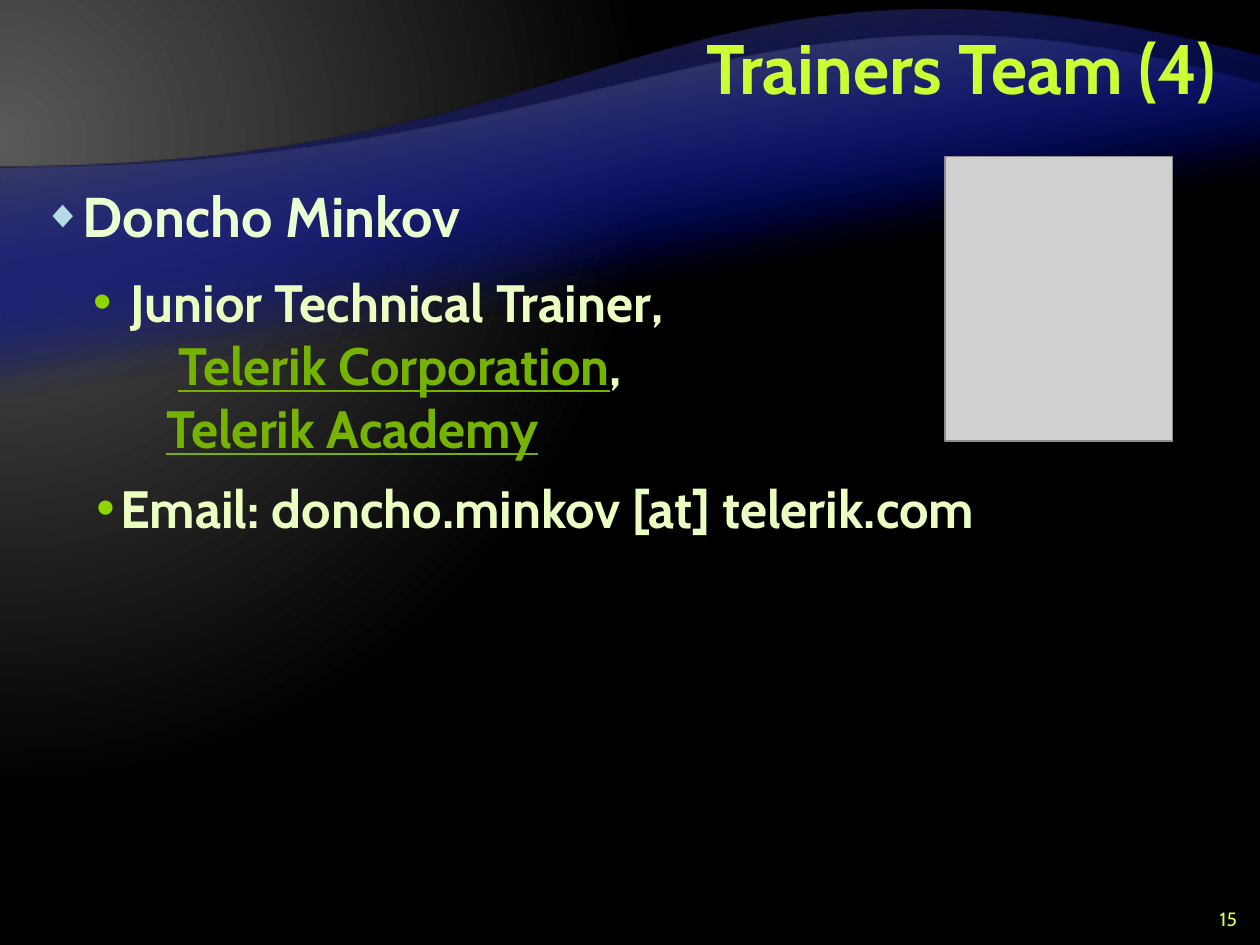
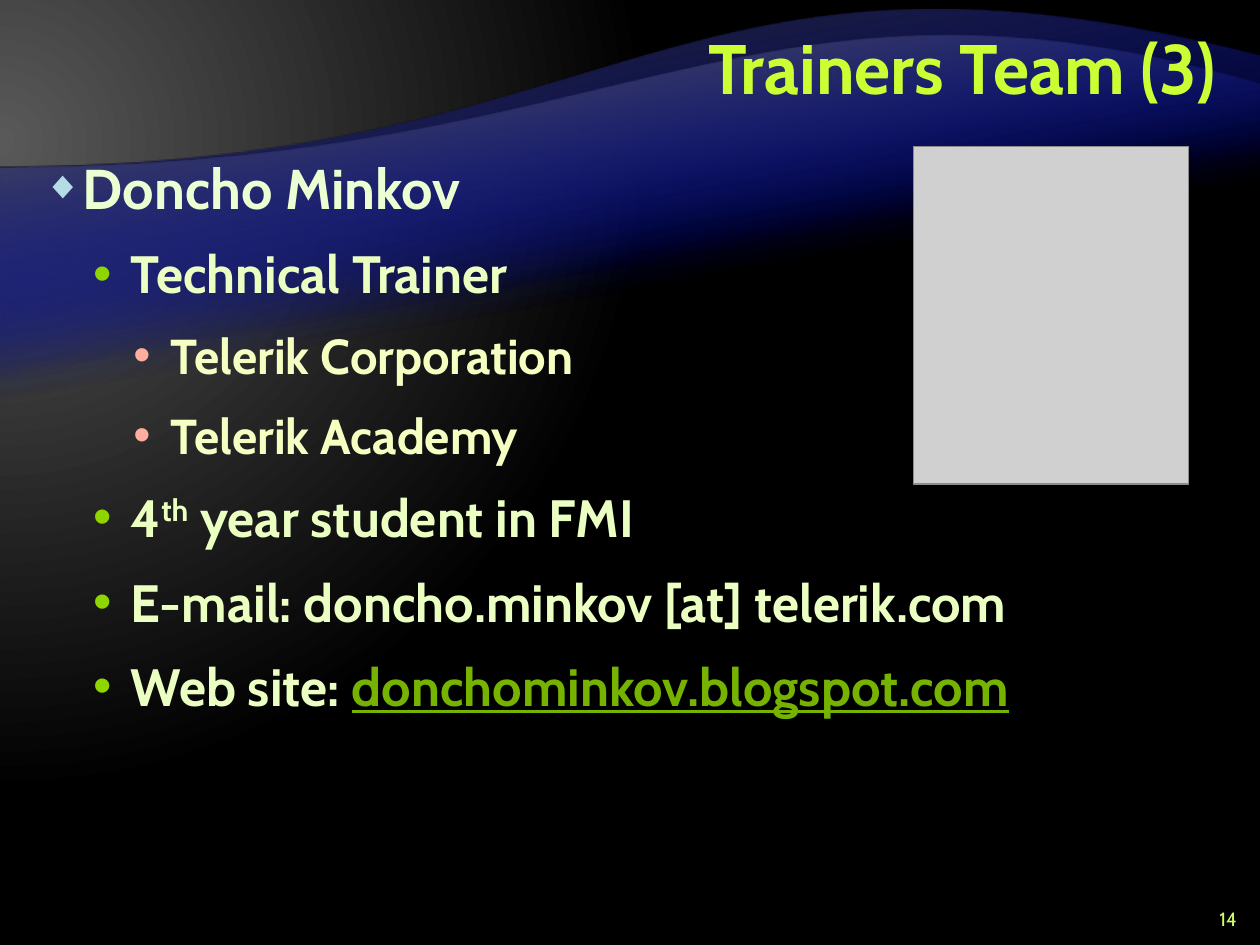
Before and after one commit to Lockheed01/aspnet-mvc-course, a slide deck: slide 14 of Lectures/0. Course Introduction/--for-editing--Course Introduction.pptx (slide 15 before the commit). Drawn at 1260x945 pixels with LibreOffice and Linux fonts; fonts in the diff are those of the drawing; grey boxes stand for pictures; background and template pictures are left out. Boxes give left, top, right and bottom in pixels: in the first picture for what was removed or moved away, otherwise in the second. Text is boxed around its words. In the diff, an @@ line names an element or a change of style, - is before the commit and + after.

```diff
--- a/Lectures/0. Course Introduction/--for-editing--Course Introduction.pptx
+++ b/Lectures/0. Course Introduction/--for-editing--Course Introduction.pptx
@@ title at box(708, 35, 1216, 104): text changed @@
-Trainers Team (4)
+Trainers Team (3)
@@ text "Doncho Minkov": place and size @@
-text "Doncho Minkov" at box(83, 195, 663, 460)
+text "Doncho Minkov" at box(83, 161, 634, 549)
@@ picture: place and size @@
-picture at box(945, 156, 1173, 441)
+picture at box(914, 146, 1189, 484)
@@ text at box(131, 253, 634, 549): text changed; text colour #76B200 to #EBFFC2 @@
-  • Junior Technical Trainer, Telerik Corporation, Telerik Academy
+  • Technical Trainer
+    • Telerik Corporation
+    • Telerik Academy
+  • 4th year student in FMI
@@ text at box(131, 582, 1009, 717): text changed @@
-• Email: doncho.minkov [at] telerik.com
+  • E-mail: doncho.minkov [at] telerik.com
+  • Web site: donchominkov.blogspot.com
@@ page number at box(1219, 912, 1237, 926): text changed @@
-15
+14
```
Also in this commit, not shown: 12 other slides changed, 4 slides added, 4 slides removed.
